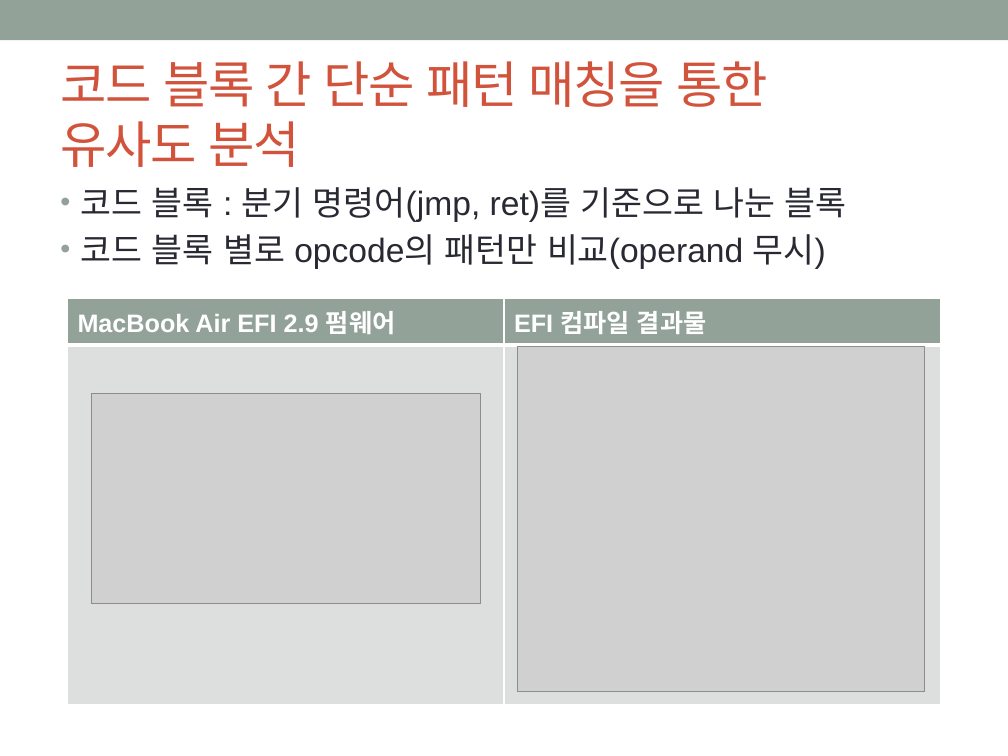
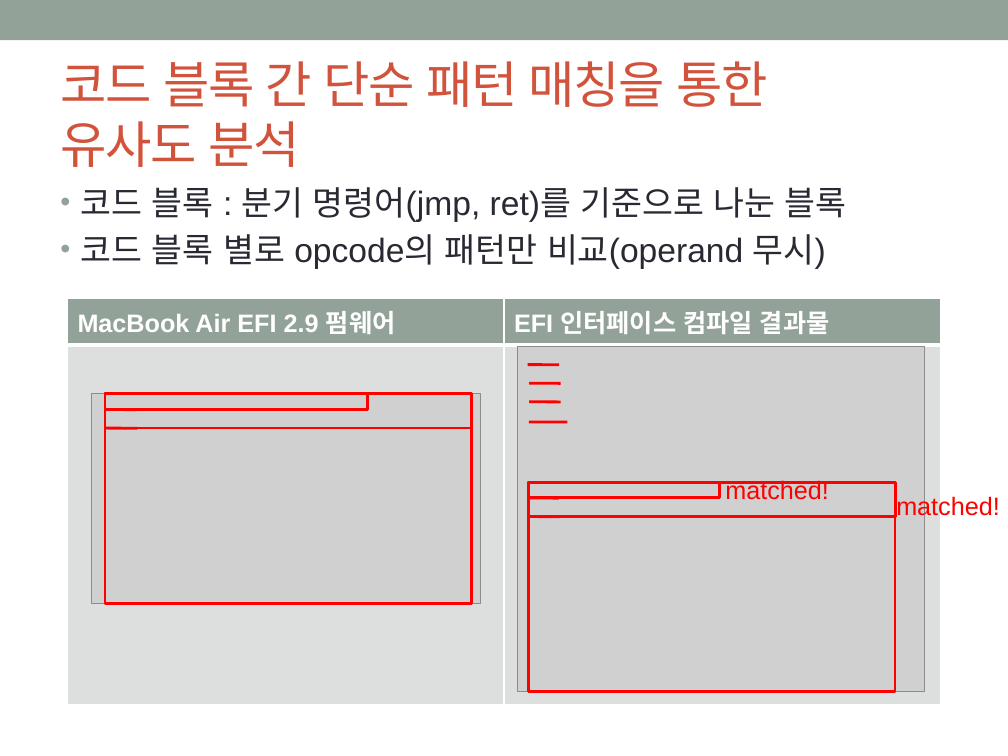
Before and after one commit to godthem90/Mac_Security_S4, a slide deck: slide 8 of 맥 중간발표.pptx (slide 7 before the commit). Drawn at 1008x756 pixels with LibreOffice and Linux fonts; fonts in the diff are those of the drawing; grey boxes stand for pictures. Boxes give left, top, right and bottom in pixels: in the first picture for what was removed or moved away, otherwise in the second. Text is boxed around its words. In the diff, an @@ line names an element or a change of style, - is before the commit and + after.

```diff
--- a/맥 중간발표.pptx
+++ b/맥 중간발표.pptx
@@ table at [68, 298, 940, 699] @@
-row 1, column 2: EFI 컴파일 결과물
+row 1, column 2: EFI 인터페이스 컴파일 결과물
@@ line added from (527, 365) to (559, 365), #FF0000 2 pt @@
@@ line added from (529, 383) to (560, 383), #FF0000 2 pt @@
@@ line added from (105, 409) to (136, 409), #FF0000 2 pt @@
@@ rectangle added at [105, 394, 368, 410], outline #FF0000 2.08 pt @@
@@ rectangle added at [105, 394, 471, 428], outline #FF0000 2.08 pt @@
@@ rectangle added at [105, 394, 471, 604], outline #FF0000 2.08 pt @@
@@ line added from (529, 402) to (560, 402), #FF0000 2 pt @@
@@ line added from (106, 428) to (137, 428), #FF0000 2 pt @@
@@ line added from (529, 422) to (568, 422), #FF0000 2 pt @@
@@ line added from (527, 498) to (558, 498), #FF0000 2 pt @@
@@ rectangle added at [529, 482, 720, 498], outline #FF0000 2.08 pt @@
@@ rectangle added at [529, 483, 895, 517], outline #FF0000 2.08 pt @@
@@ rectangle added at [529, 482, 895, 691], outline #FF0000 2.08 pt @@
@@ text added at [725, 480, 829, 500], 18 pt, text #FF0000 @@
+matched!
@@ text added at [896, 494, 1000, 520], 18 pt, text #FF0000 @@
+matched!
@@ line added from (528, 516) to (559, 517), #FF0000 2 pt @@
```
Also in this commit, not shown: 13 other slides changed, 6 slides added.
